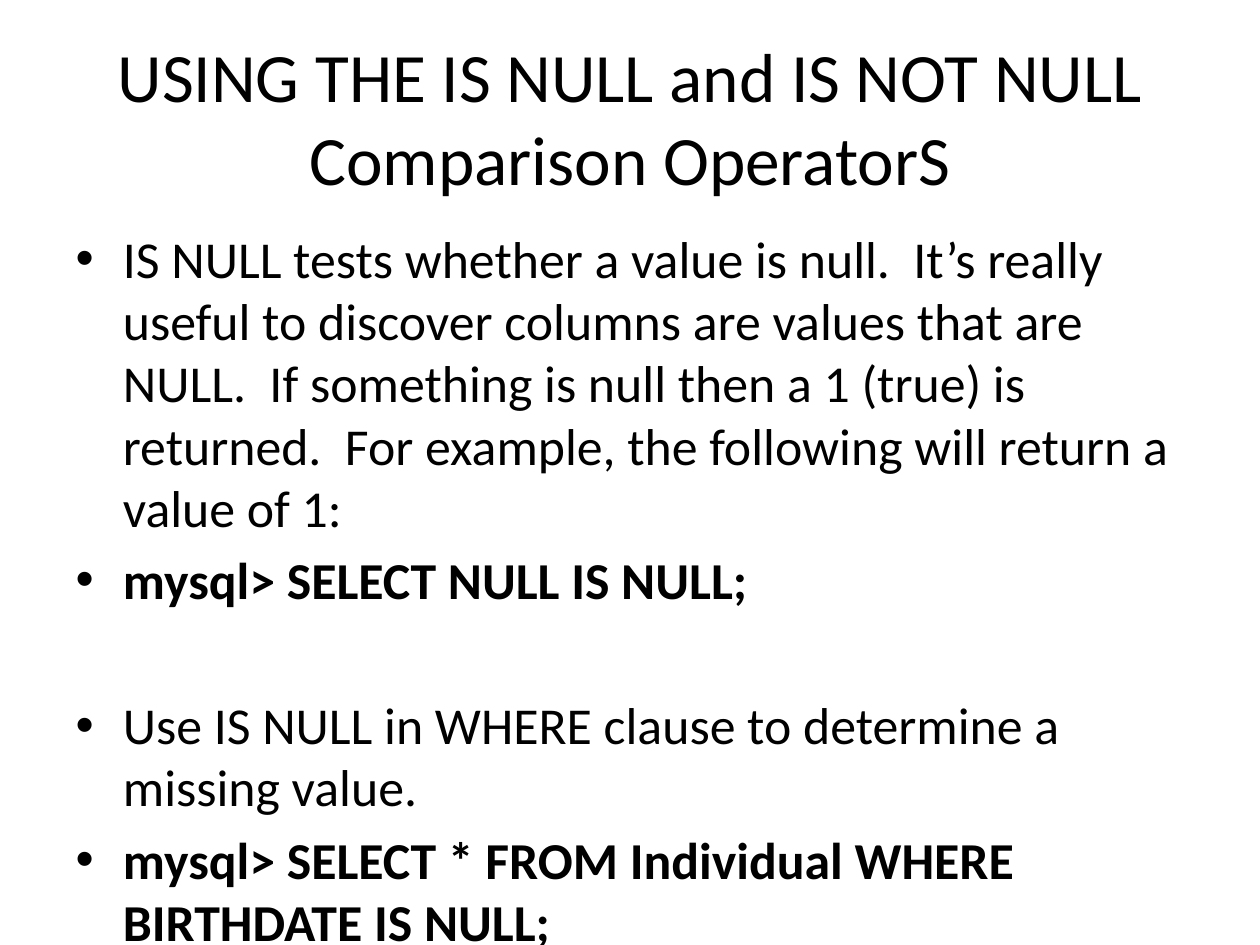
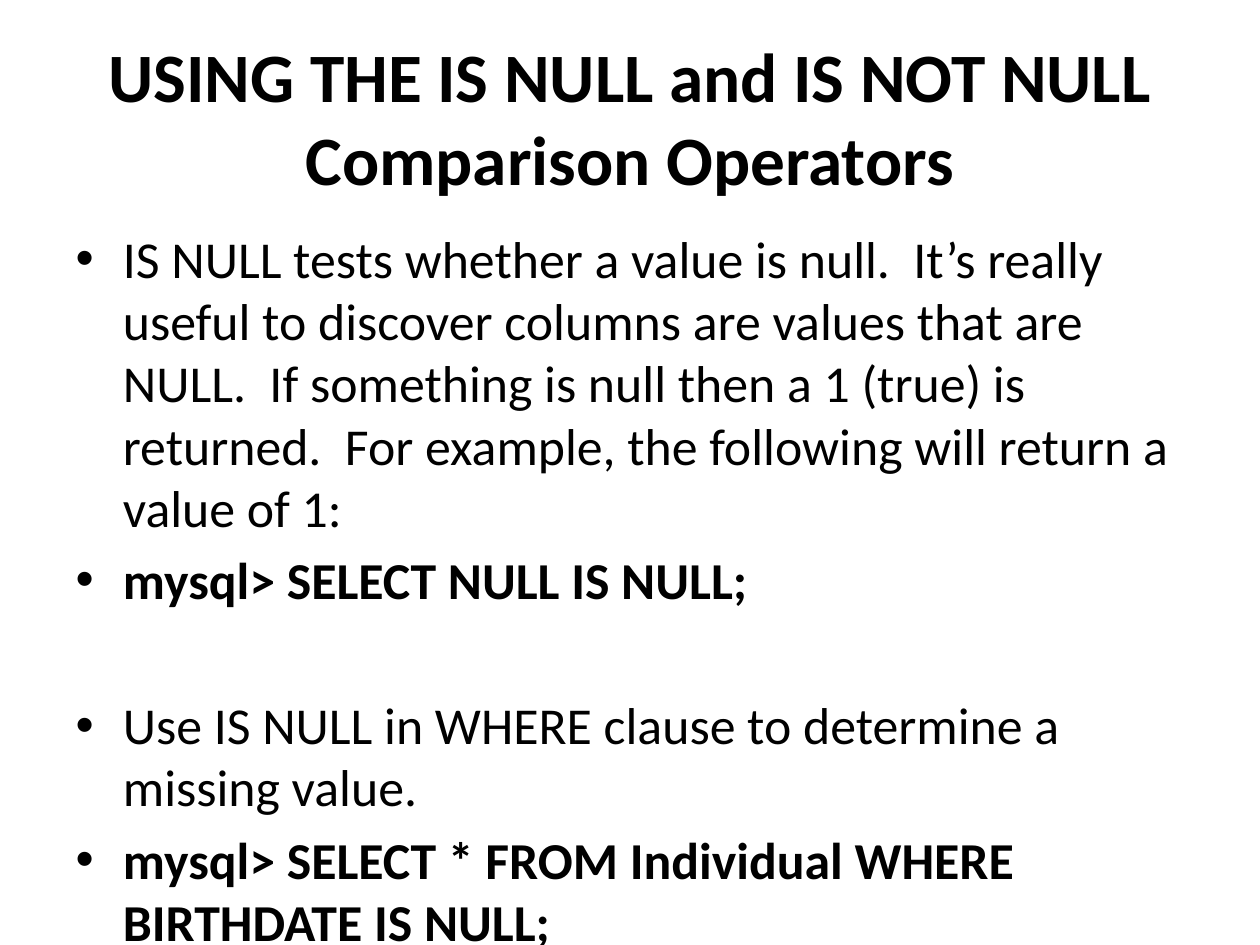
Before and after one commit to dchabala10/mysql101, a slide deck: slide 47 of Presentation/Intro_to_Relational_Databases_with_MySQL_Day4.pptx. Drawn at 1260x945 pixels with LibreOffice and Linux fonts; fonts in the diff are those of the drawing. Boxes give left, top, right and bottom in pixels: in the first picture for what was removed or moved away, otherwise in the second. Text is boxed around its words. In the diff, an @@ line names an element or a change of style, - is before the commit and + after.

```diff
--- a/Presentation/Intro_to_Relational_Databases_with_MySQL_Day4.pptx
+++ b/Presentation/Intro_to_Relational_Databases_with_MySQL_Day4.pptx
@@ title at (x1=108, y1=53, x2=1150, y2=196): text changed; bold on @@
-USING THE IS NULL and IS NOT NULL Comparison OperatorS
+USING THE IS NULL and IS NOT NULL Comparison Operators
```
Also in this commit, not shown: 3 other slides changed, 1 slide removed, 1 other file.
